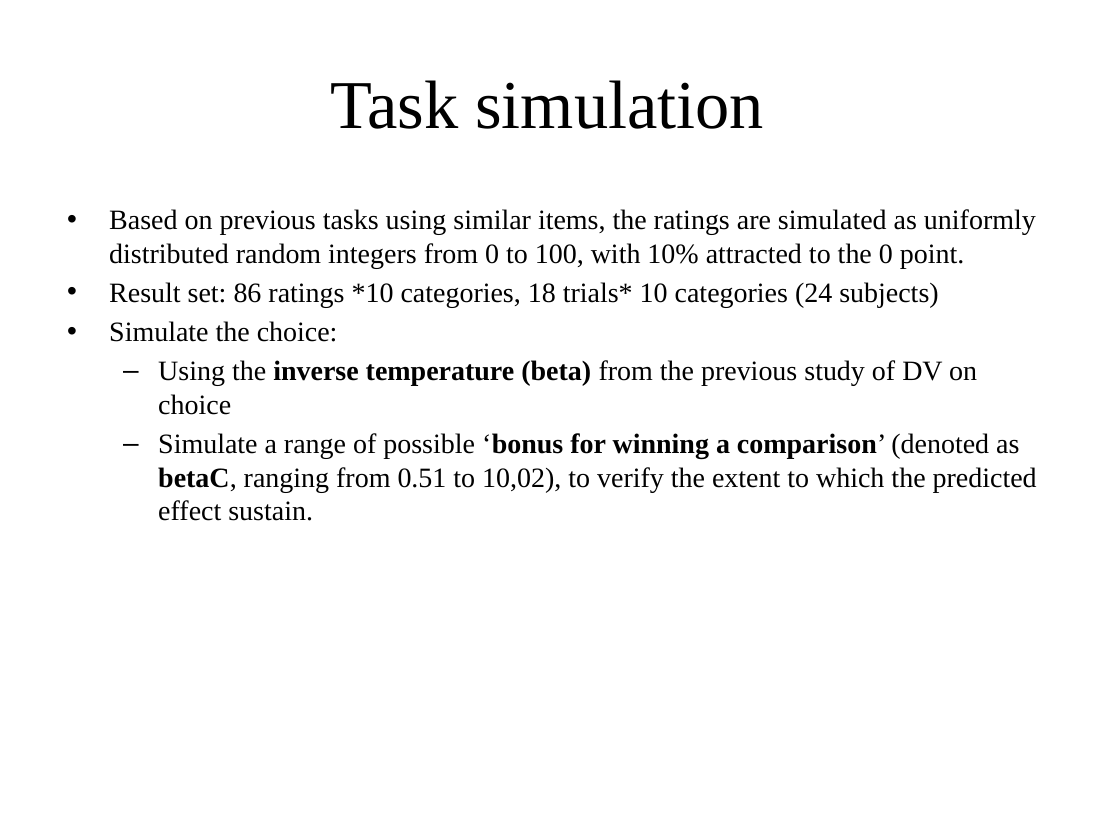
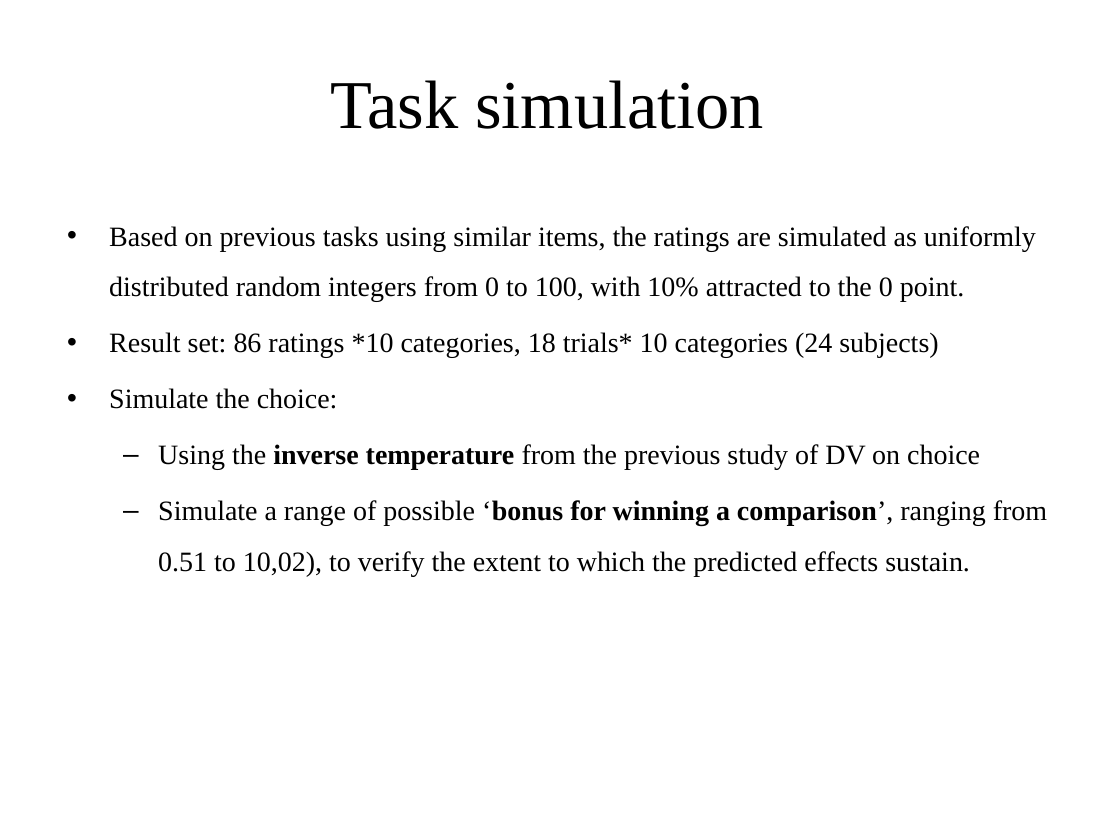
Before and after one commit to imemoof/-sdm, a slide deck: slide 9 of Lab_meeting1110.pptx (slide 6 before the commit). Drawn at 1120x840 pixels with LibreOffice and Linux fonts; fonts in the diff are those of the drawing. Boxes give left, top, right and bottom in pixels: in the first picture for what was removed or moved away, otherwise in the second. Text is boxed around its words. In the diff, an @@ line names an element or a change of style, - is before the commit and + after.

```diff
--- a/Lab_meeting1110.pptx
+++ b/Lab_meeting1110.pptx
@@ text at [109,226,1036,409]: line spacing 1 to 1.5 @@
@@ text at [158,444,1047,576]: text changed @@
-  – Using the inverse temperature (beta) from the previous study of DV on choice
-  – Simulate a range of possible ‘bonus for winning a comparison’ (denoted as betaC, ranging from 0.51 to 10,02), to verify the extent to which the predicted effect sustain.
+  – Using the inverse temperature from the previous study of DV on choice
+  – Simulate a range of possible ‘bonus for winning a comparison’, ranging from 0.51 to 10,02), to verify the extent to which the predicted effects sustain.
```
Also in this commit, not shown: 3 other slides changed, 8 slides added, 2 slides removed, 36 other files.
